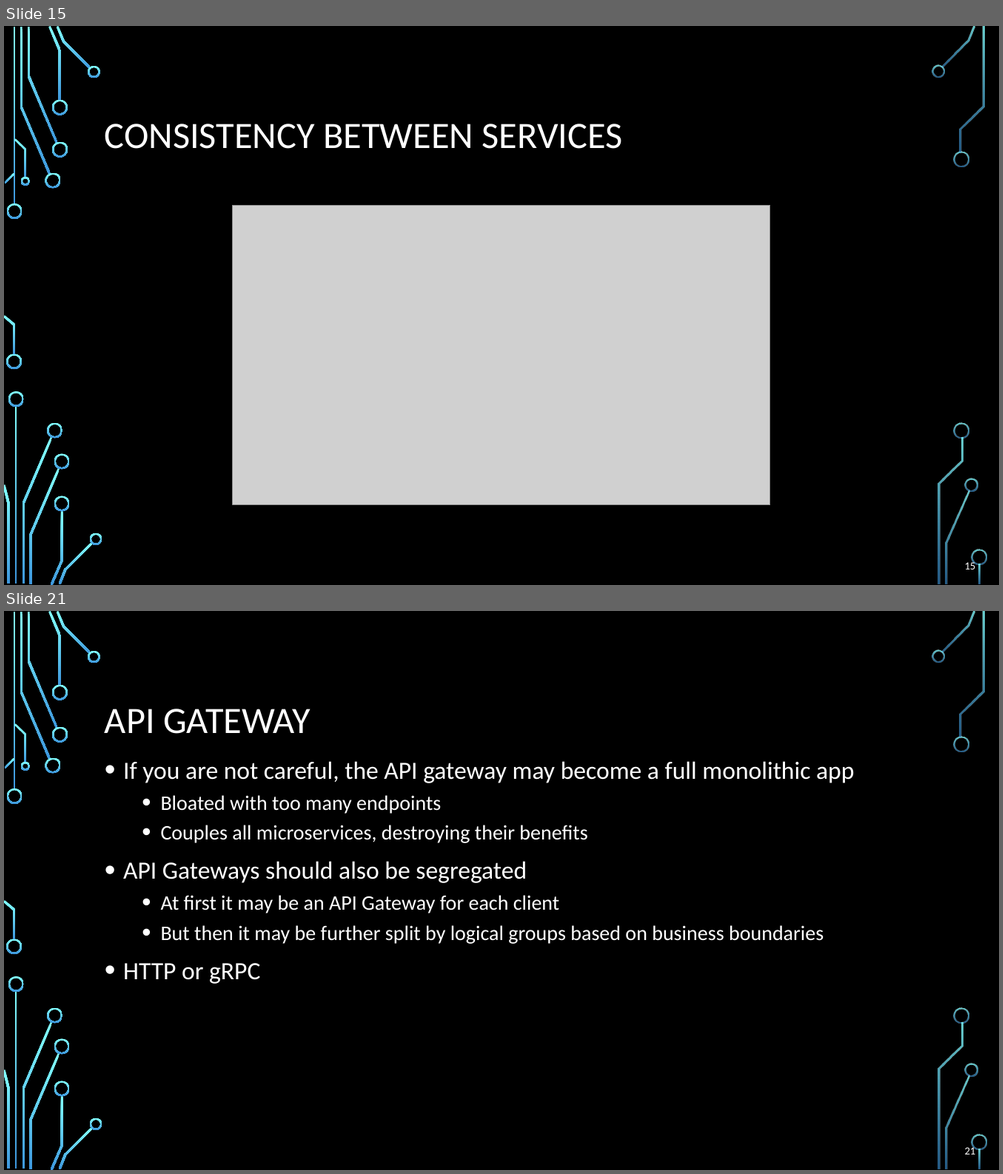
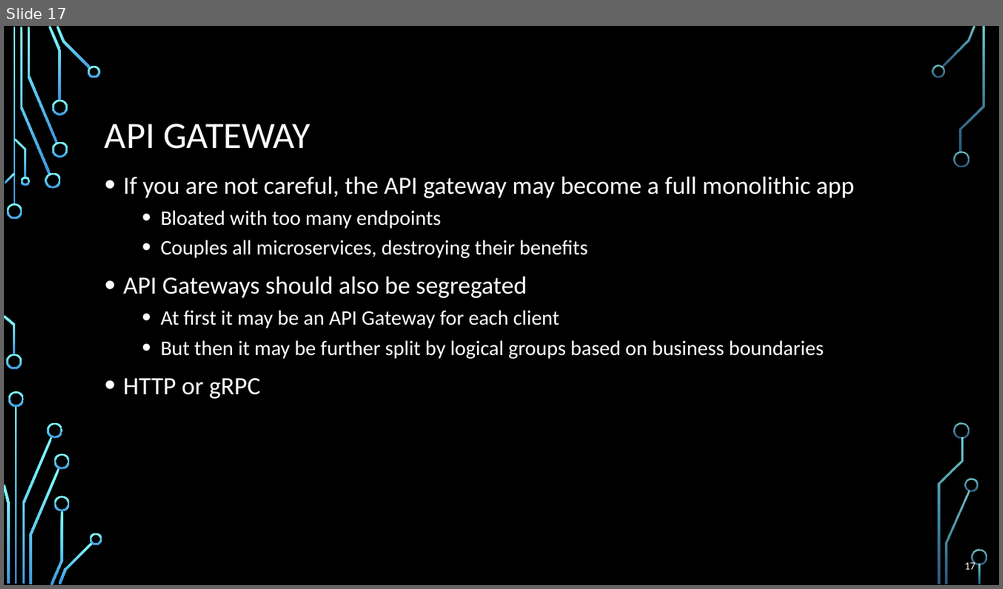
Before and after one commit to profjordanov/doctorate, a slide deck: communications/web_communication_pres.pptx. Shown one above the other, each under a label of ours: slides 15 and 21 before the commit, slide 17 after it; the slides between them are not shown. The pictures are 1003x1174 and 1003x589 pixels, drawn with LibreOffice and Linux fonts; fonts in the diff are those of the drawing; grey boxes stand for pictures; background and template pictures are left out. Boxes give left, top, right and bottom in pixels: in the first picture for what was removed or moved away, otherwise in the second. Text is boxed around its words. In the diff, an @@ line names an element or a change of style, - is before the commit and + after.

```diff
--- a/communications/web_communication_pres.pptx
+++ b/communications/web_communication_pres.pptx
@@ slide 15 removed at [4, 26, 999, 585], background picture (left out); not listed: 36 template elements that a slide beside it also shows @@
@@ title removed at [105, 124, 623, 149] @@
-CONSISTENCY BETWEEN SERVICES
@@ picture removed at [233, 205, 769, 506] @@
@@ page number removed at [965, 561, 976, 570] @@
-15
@@ what was slide 21 is now slide 17 @@
@@ page number at [965, 561, 976, 570]: text changed @@
-21
+17
```
Also in this commit, not shown: 11 slides changed, 4 slides added, 7 other slides removed.
